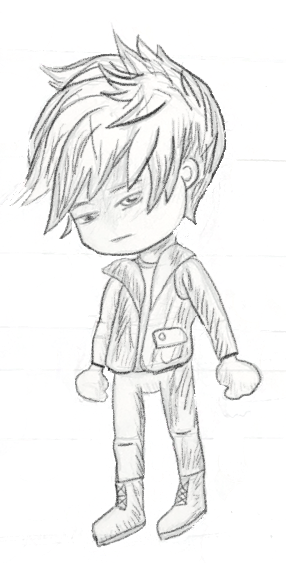
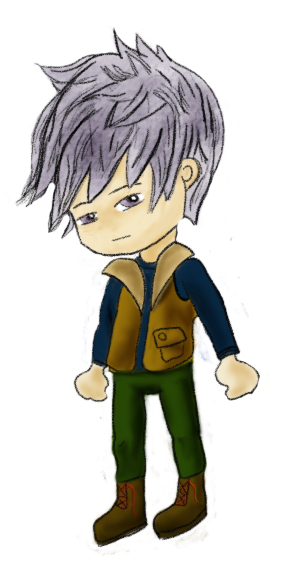
Before/after of a w=287, h=563 layered artwork. What changed in the layer stack:
renamed "Layer 1" to "Layer 1 copy", hid it over 0, 19, 286, 563
added layer "Right Calf" above "Right Thigh" over 19, 26, 237, 556
added layer "Right Thigh" above "Left Calf" over 19, 22, 237, 555
added layer "Left Calf" above "Left Thigh" over 19, 26, 237, 556
added layer "Left Thigh" above "Right Upper Arm" over 19, 26, 237, 556
added layer "Right Upper Arm" above "Right Forearm" over 66, 173, 270, 556
added layer "Right Forearm" above "Left Upper Arm" over 66, 175, 270, 556
added layer "Left Upper Arm" above "Left Forearm" over 77, 174, 270, 556
added layer "Left Forearm" above "Torso" over 77, 172, 261, 556
added layer "Torso" above "Head" over 3, 64, 249, 553
added layer "Head" above "Hair Highlights" over 7, 26, 264, 504
